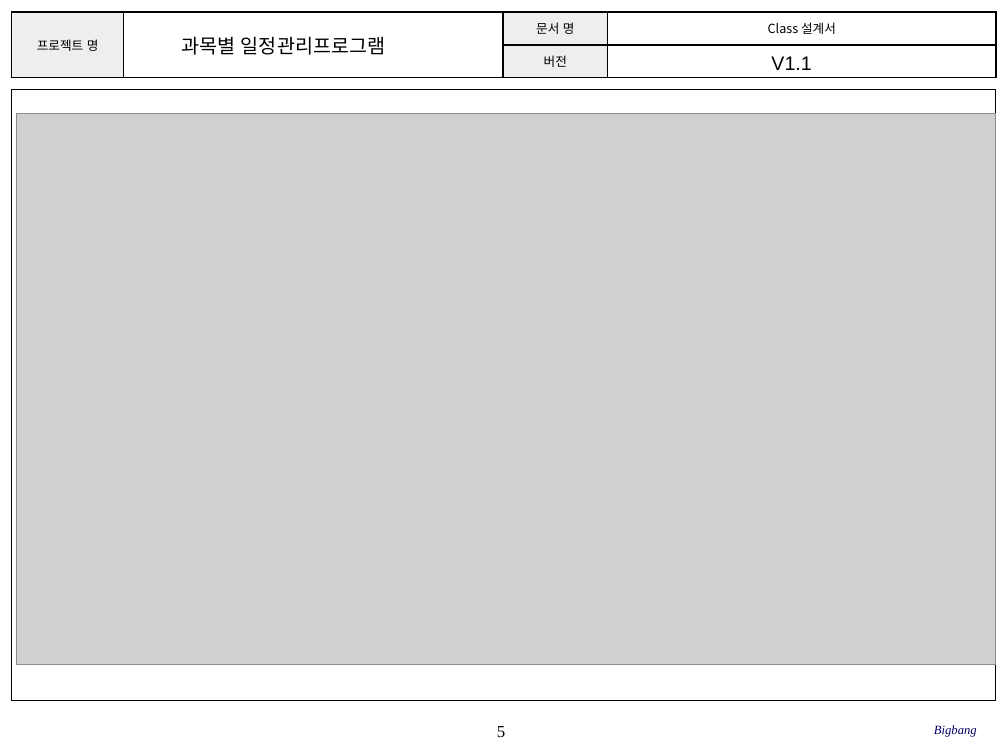
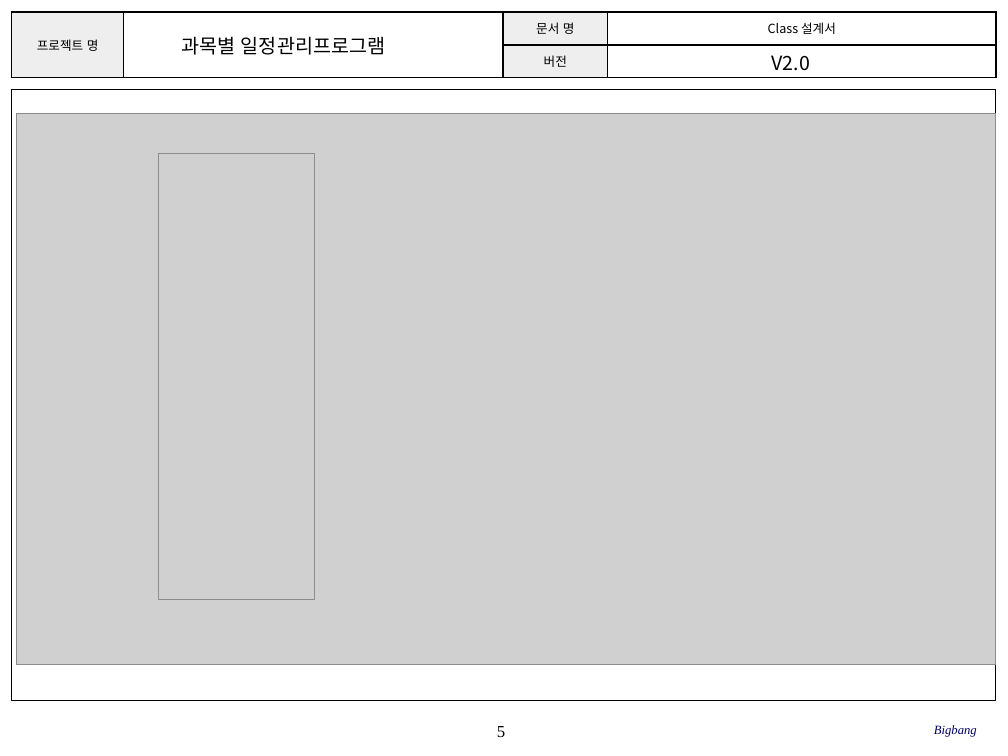
Before and after one commit to SE-admin/SE2017_1_bigbang, a slide deck: slide 5 of doc/3_ 설계서/Class Design.pptx. Drawn at 1008x756 pixels with LibreOffice and Linux fonts; fonts in the diff are those of the drawing; grey boxes stand for pictures; background and template pictures are left out. Boxes give left, top, right and bottom in pixels: in the first picture for what was removed or moved away, otherwise in the second. Text is boxed around its words. In the diff, an @@ line names an element or a change of style, - is before the commit and + after.

```diff
--- a/doc/3_ 설계서/Class Design.pptx
+++ b/doc/3_ 설계서/Class Design.pptx
@@ text at [771, 55, 810, 71]: text changed; font Arial to Noto Sans CJK KR @@
-V1.1
+V2.0
@@ picture added at [158, 153, 314, 600] @@
```
Also in this commit, not shown: 3 other slides changed, 1 other file.
